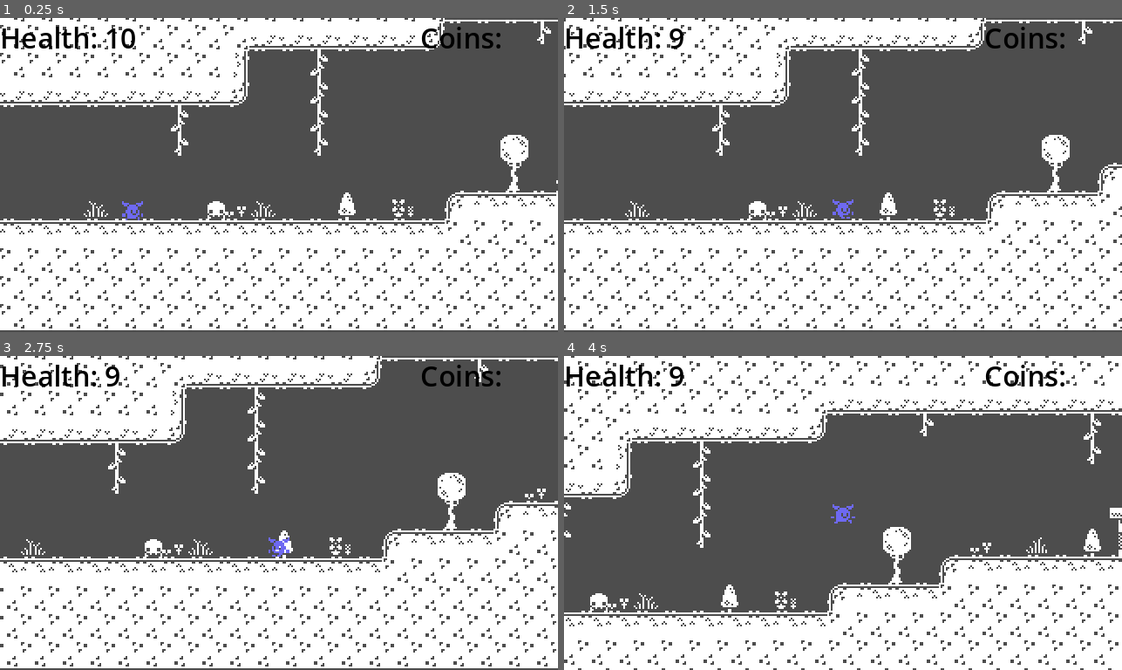
Above: before the commit, frames 1-4 (two rows, left to right).
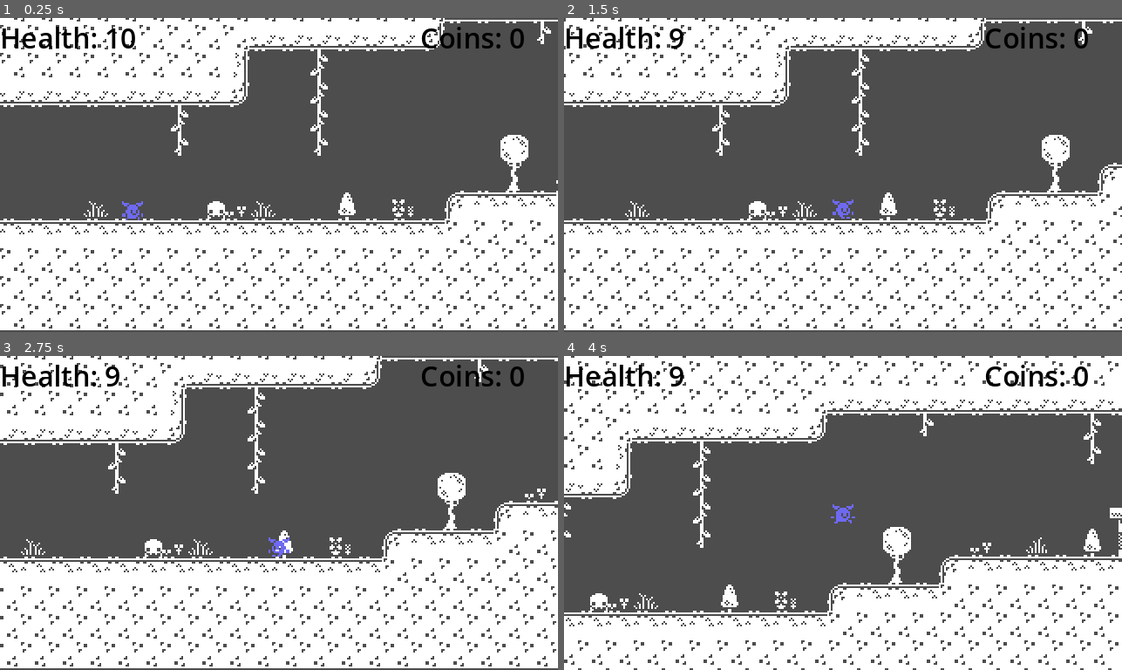
Above: after the commit, the same moments.

Repository: emilykrohn/2DPlatformer
Game: Godot game, scene res://main.tscn
The game is run twice, just before and just after one commit, with the same random seed, the same clock (stepped at 60 frames per second) and the same inputs.
Inputs:
- Up to frame 1 (0.25 s): no input
- Up to frame 2 (1.5 s): tap Enter (ui_accept) at 0.5, 0.77 s; hold Right (ui_right) from 0.53 s (still down)
- Up to frame 3 (2.75 s): tap Enter (ui_accept) at 1.52 s; release Right (ui_right) at 2.03 s; hold Left (ui_left) from 2.03 s (still down)
- Up to frame 4 (4 s): release Left (ui_left) at 2.78 s; hold Right (ui_right) from 2.78 s (still down); tap Enter (ui_accept) at 3.02, 3.77 s

The runs differ from the first frame. In frame 1, less than 0.1% of the frame differs, in the area x 91-94%, y 3-10%; in frame 2, less than 0.1%; in frame 3, less than 0.1%; in frame 4, 0.1%.

Commit message:
Coin count on HUD increase on player collision

Diff:
--- a/coin.gd
+++ b/coin.gd
@@ -1,4 +1,5 @@
 extends StaticBody2D
+
 
 
 # Called when the node enters the scene tree for the first time.
@@ -13,4 +14,6 @@
 
 func _on_area_2d_body_entered(body):
 	if body.name == "Player":
+		get_node("../../Player").coins += 1
+		get_node("../../Player/HUD/Coins").text = "Coins: " + str(get_node("../../Player").coins)
 		queue_free()
--- a/hud.tscn
+++ b/hud.tscn
@@ -13,4 +13,4 @@
 offset_right = 292.0
 offset_bottom = 26.0
 theme_override_colors/font_color = Color(0, 0, 0, 1)
-text = "Coins: "
+text = "Coins: 0"
--- a/player.gd
+++ b/player.gd
@@ -11,6 +11,7 @@
 var can_take_damage := true
 
 var health := 10
+var coins := 0
 
 # Get the gravity from the project settings to be synced with RigidBody nodes.
 var gravity = ProjectSettings.get_setting("physics/2d/default_gravity")
